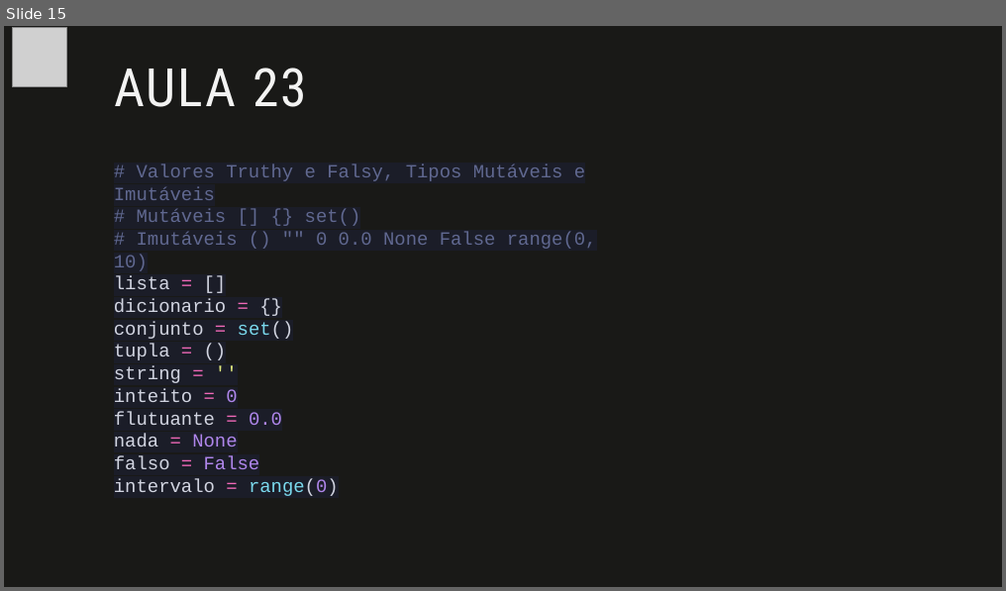
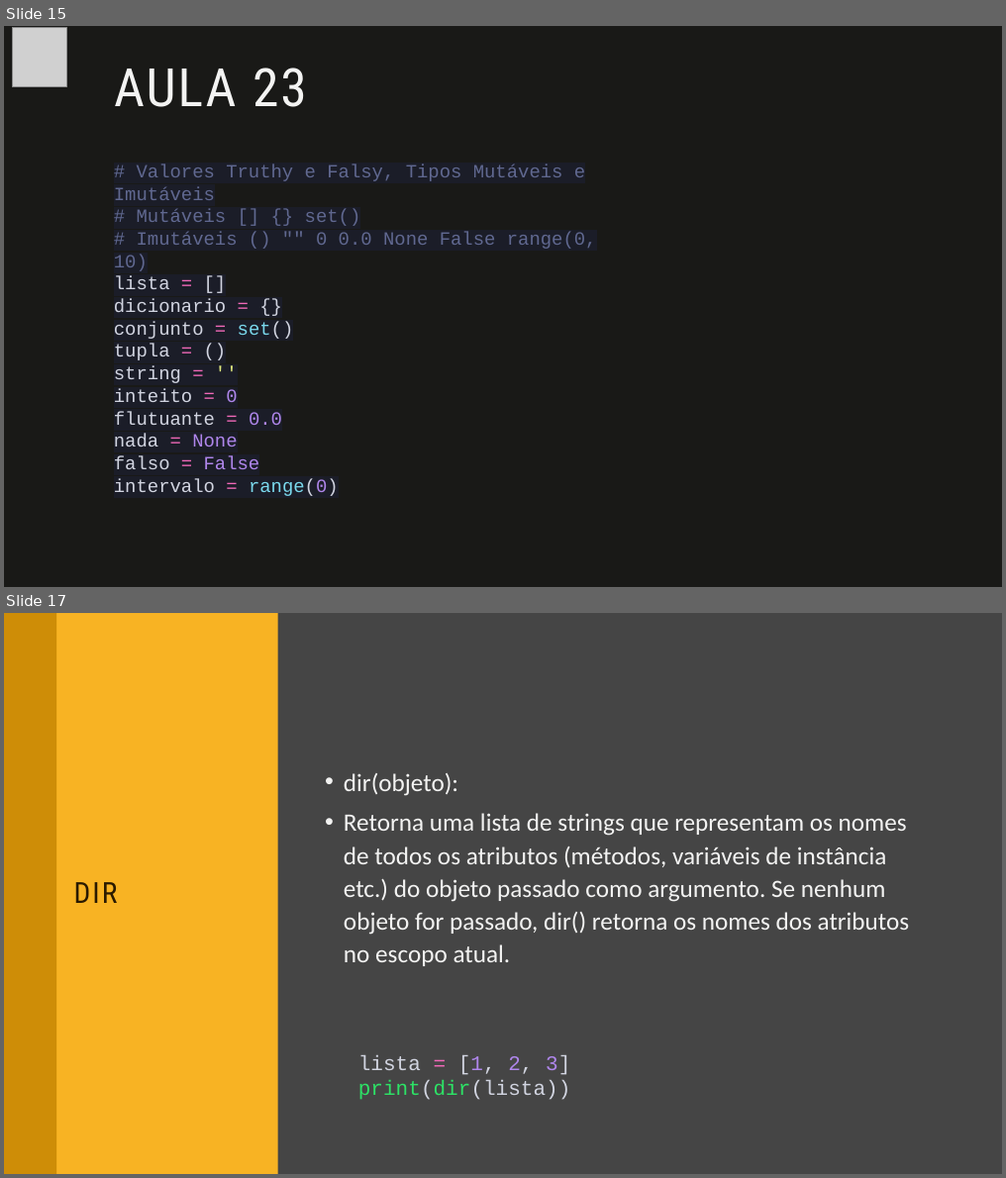
Before and after one commit to fabio-sudo/PythonCurso, a slide deck: Python_Dev/Python Intermediário/Material Python/5 Lista/5- Lista.pptx. Shown one above the other, each under a label of ours: slide 15 before the commit, slides 15 and 17 after it; the slides between them are not shown. The pictures are 1006x591 and 1006x1178 pixels, drawn with LibreOffice and Linux fonts; fonts in the diff are those of the drawing; grey boxes stand for pictures. Boxes give left, top, right and bottom in pixels: in the first picture for what was removed or moved away, otherwise in the second. Text is boxed around its words. In the diff, an @@ line names an element or a change of style, - is before the commit and + after.

Commit message:
atualização

```diff
--- a/Python_Dev/Python Intermediário/Material Python/5 Lista/5- Lista.pptx
+++ b/Python_Dev/Python Intermediário/Material Python/5 Lista/5- Lista.pptx
@@ slide 17 added at [4, 613, 1002, 1174], background #454545 @@
@@ freeform shape added at [4, 613, 76, 1174], fill #F3F3F2 @@
@@ rectangle added at [4, 613, 1002, 1174], fill #454545 @@
@@ rectangle added at [4, 613, 278, 1174], fill #F8B323 @@
@@ rectangle added at [4, 613, 56, 1174], fill #CE8D07 @@
@@ rectangle added at [979, 613, 1002, 1174], fill #F8B323 @@
@@ text added at [344, 773, 910, 966], 24 pt, text #F3F3F2 @@
+• dir(objeto):
+• Retorna uma lista de strings que representam os nomes de todos os atributos (métodos, variáveis de instância etc.) do objeto passado como argumento. Se nenhum objeto for passado, dir() retorna os nomes dos atributos no escopo atual.
@@ title added at [74, 882, 118, 903], 28 pt, text #2A1A00 @@
+DIR
@@ text added at [358, 1056, 571, 1100], 20 pt, text #D1D4E0 @@
+lista = [1, 2, 3]
+print(dir(lista))
```
Also in this commit, not shown: 3 other slides added, 1 other file.
